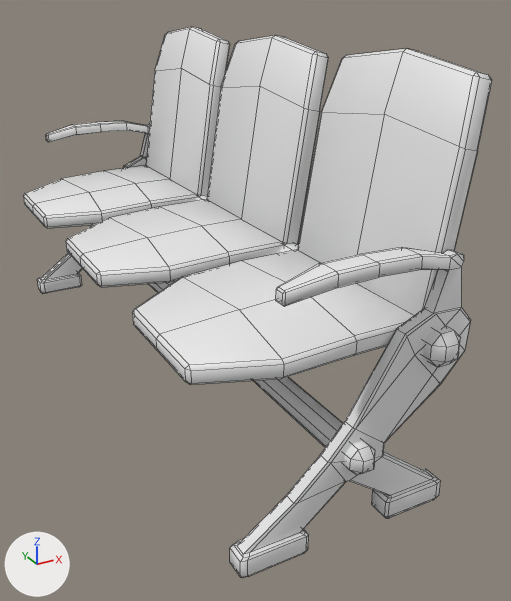
One commit to the FBX model Assets/Members/em/model/waitingchair.fbx: the scene before it, then after it.
The view is the same before and after, from a 50 mm camera at (-0.763, -1.8, 1.073) aimed at (0.13, -0.176, 0.261). Arrows for +X, +Y and +Z are at lower left; the lights stay in place. Mesh edges are drawn as thin lines. Where no turn or scale is listed for an object, it has been applied to the vertices.

Names of what the first picture shows: 'hospital chair'.
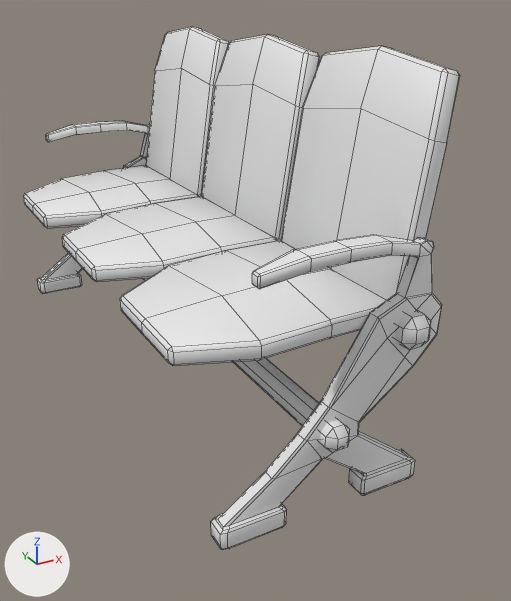
Where the newer file only moved an object's origin or applied its transform, the numbers keep the older frame.

What differs and where, as boxes (x1, y1, x2, y2) in the pictures (511 x 601 px; the box of a moved part takes in the faces that stretch with it):
'hospital chair', reshaped (7% narrower)
    before: (23, 27, 492, 578)
    after: (23, 27, 460, 550)
part 1 of me_cube_023, moved or reshaped
    before: (298, 49, 492, 315)
    after: (281, 46, 460, 300)
part 2 of me_cube_023, moved or reshaped
    before: (132, 250, 414, 385)
    after: (120, 241, 386, 366)
part 3 of me_cube_023, moved or reshaped
    before: (207, 35, 329, 244)
    after: (201, 34, 320, 240)
part 4 of me_cube_023, moved or reshaped
    before: (66, 200, 284, 287)
    after: (62, 197, 276, 282)
part 5 of me_cube_023, moved or reshaped
    before: (230, 248, 471, 578)
    after: (211, 235, 442, 550)
part 6 of me_cube_023, moved or reshaped
    before: (149, 196, 461, 475)
    after: (143, 196, 431, 452)

Diff of the bpy script that builds the scene:
```diff
--- a/Assets/Members/em/model/waitingchair.fbx.py
+++ b/Assets/Members/em/model/waitingchair.fbx.py
@@ me_cube_023 @@
 me_cube_023.from_pydata(...)  # 754 vertices, 800 faces; spans x -0.31..0.33, y -0.88..0.88, z 0.0..0.96
 # used by ob_hospital_chair; location = (0.0, 0.0, 0.0)
+# me_cube_023 part 1: the loose piece of 42 vertices spanning x 0.18..0.33, y -0.8..-0.31, z 0.43..0.96 is moved by (0.0, 0.09, 0.0)
+# me_cube_023 part 2: the loose piece of 52 vertices spanning x -0.31..0.19, y -0.8..-0.31, z 0.38..0.45 is moved by (0.0, 0.09, 0.0)
+# me_cube_023 part 3: the loose piece of 42 vertices spanning x 0.18..0.33, y -0.25..0.25, z 0.43..0.96 is moved by (0.0, 0.04, 0.0)
+# me_cube_023 part 4: the loose piece of 52 vertices spanning x -0.31..0.19, y -0.25..0.25, z 0.38..0.45 is moved by (0.0, 0.04, 0.0)
+# me_cube_023 part 5: the loose piece of 212 vertices spanning x -0.27..0.28, y -0.86..-0.79, z 0.0..0.62 is moved by (0.0, 0.09, 0.0)
+# me_cube_023 part 6: all 24 vertices in x -0.03..0.23, y -0.88..-0.86, z 0.17..0.44 are moved by (0.0, 0.09, 0.0)
```
